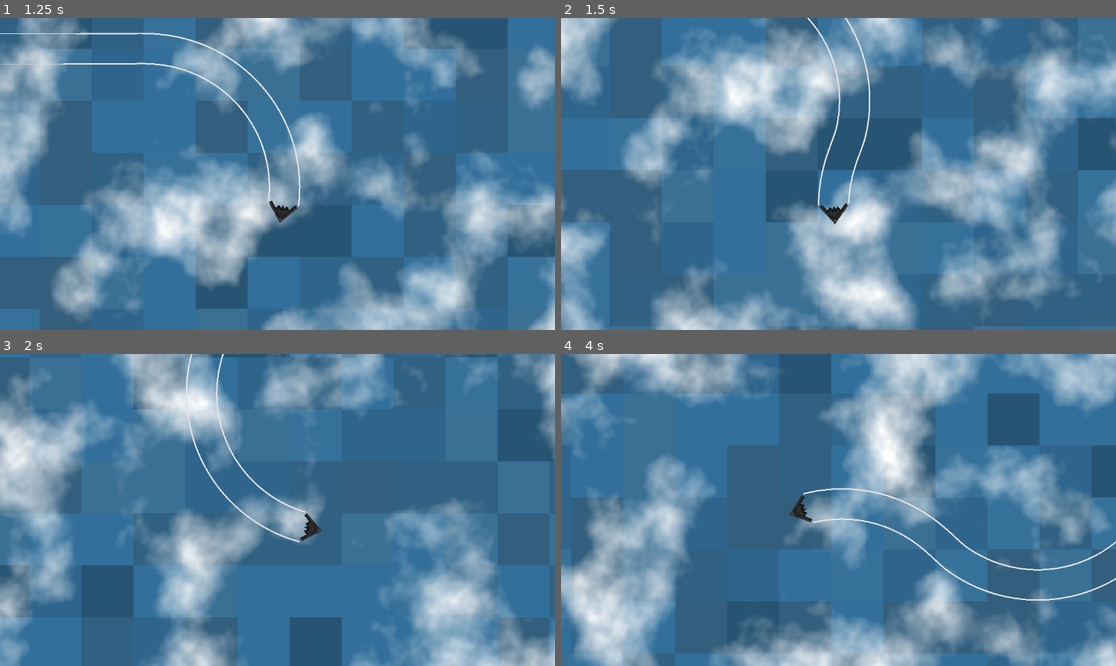
Above: before the commit, frames 1-4 (two rows, left to right).
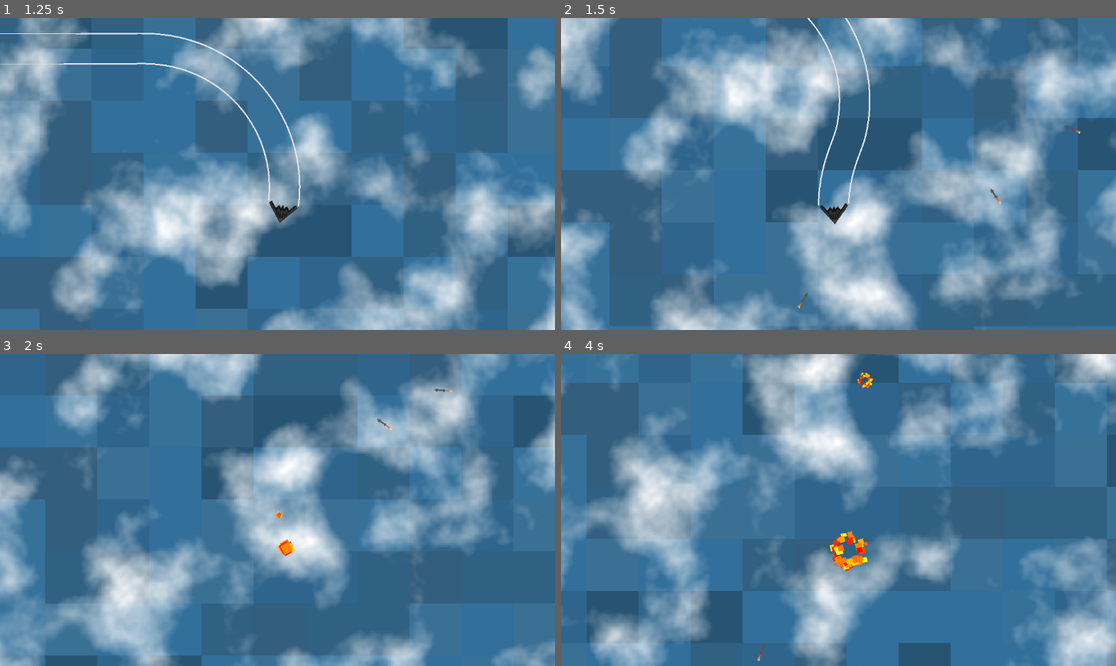
Above: after the commit, the same moments.

Repository: Godot-With-Me/EndlessFlying
Game: Godot game, scene res://Scenes/main.tscn
The game is run twice, just before and just after one commit, with the same random seed, the same clock (stepped at 60 frames per second) and the same inputs.
Inputs:
- Up to frame 1 (1.25 s): hold D (move_right) from 0.53 s (still down); hold Space (drop) from 0.53 s (still down)
- Up to frame 2 (1.5 s): release D (move_right) at 1.28 s; release Space (drop) at 1.28 s; hold A (move_left) from 1.28 s (still down); tap Space (drop) at 1.35 s
- Up to frame 3 (2 s): keep holding A (move_left)
- Up to frame 4 (4 s): release A (move_left) at 2.03 s; hold Space (drop) 2.03-2.78 s; hold D (move_right) 2.03-3.53 s; tap Space (drop) at 2.85 s; hold A (move_left) from 3.53 s (still down); hold Space (drop) from 3.53 s (still down)

Frame 1 is identical in both runs. In frame 2, less than 0.1% of the frame differs, in the area x 42-94%, y 34-94%; in frame 3, 63%; in frame 4, 70%, in the area x 0-100%, y 0-100%.

Commit message:
Video 4 and 5
Added missiles and smart missiles

Diff:
--- a/VideoFlying/Scenes/airplane.tscn
+++ b/VideoFlying/Scenes/airplane.tscn
@@ -1,8 +1,9 @@
-[gd_scene load_steps=4 format=3 uid="uid://qmypo8skp7ok"]
+[gd_scene load_steps=5 format=3 uid="uid://qmypo8skp7ok"]
 
 [ext_resource type="Texture2D" uid="uid://c6nxi5kakchk6" path="res://Assets/airplane2.png" id="1_68u3u"]
 [ext_resource type="Script" path="res://Scripts/airplane.gd" id="1_ftdsq"]
 [ext_resource type="PackedScene" uid="uid://cojpcfuy8o6oq" path="res://Scenes/trail.tscn" id="3_jixrj"]
+[ext_resource type="PackedScene" uid="uid://mf0fx77iybpg" path="res://Scenes/explosion.tscn" id="4_qh4gc"]
 
 [node name="Airplane" type="CharacterBody2D"]
 collision_layer = 2
@@ -31,3 +32,6 @@
 
 [node name="LeftWing" type="Node2D" parent="."]
 position = Vector2(-11, -21)
+
+[node name="Explosion" parent="." instance=ExtResource("4_qh4gc")]
+scale = Vector2(5, 5)
--- /dev/null
+++ b/VideoFlying/Scenes/missile.tscn
@@ -0,0 +1,55 @@
+[gd_scene load_steps=7 format=3 uid="uid://oct5r6fk1v2w"]
+
+[ext_resource type="Script" path="res://Scripts/missile.gd" id="1_acygr"]
+[ext_resource type="Texture2D" uid="uid://ciq84n0lrm582" path="res://Assets/missile.png" id="1_el3x2"]
+[ext_resource type="PackedScene" uid="uid://mf0fx77iybpg" path="res://Scenes/explosion.tscn" id="3_vmiku"]
+
+[sub_resource type="RectangleShape2D" id="RectangleShape2D_3q441"]
+size = Vector2(14, 4)
+
+[sub_resource type="Gradient" id="Gradient_ags8y"]
+offsets = PackedFloat32Array(0, 0.643243, 1)
+colors = PackedColorArray(1, 0, 0.0941176, 1, 1, 0.584314, 0, 1, 1, 1, 1, 1)
+
+[sub_resource type="RectangleShape2D" id="RectangleShape2D_mtg66"]
+size = Vector2(14, 4)
+
+[node name="Missile" type="CharacterBody2D" groups=["missile"]]
+collision_layer = 4
+collision_mask = 0
+script = ExtResource("1_acygr")
+
+[node name="CollisionShape2D" type="CollisionShape2D" parent="."]
+shape = SubResource("RectangleShape2D_3q441")
+
+[node name="Sprite2D" type="Sprite2D" parent="."]
+rotation = 1.5708
+texture = ExtResource("1_el3x2")
+
+[node name="CPUParticles2D" type="CPUParticles2D" parent="Sprite2D"]
+show_behind_parent = true
+position = Vector2(3.0598e-07, 7)
+amount = 50
+lifetime = 0.5
+local_coords = true
+direction = Vector2(0, 1)
+spread = 10.0
+gravity = Vector2(0, 0)
+initial_velocity_min = 20.0
+initial_velocity_max = 20.0
+scale_amount_min = 0.5
+color_ramp = SubResource("Gradient_ags8y")
+
+[node name="Area2D" type="Area2D" parent="."]
+collision_layer = 0
+collision_mask = 6
+
+[node name="CollisionShape2D" type="CollisionShape2D" parent="Area2D"]
+shape = SubResource("RectangleShape2D_mtg66")
+
+[node name="death" type="Timer" parent="."]
+one_shot = true
+
+[node name="Explosion" parent="." instance=ExtResource("3_vmiku")]
+
+[connection signal="body_entered" from="Area2D" to="." method="_on_area_2d_body_entered"]
--- a/VideoFlying/Scripts/GameManager.gd
+++ b/VideoFlying/Scripts/GameManager.gd
@@ -1,6 +1,7 @@
 extends Node2D
 
 const OBJECTIVE = preload("res://Scenes/objective.tscn")
+const MISSILE = preload("res://Scenes/missile.tscn")
 
 @onready var airplane = %Airplane
 
@@ -16,9 +17,10 @@
 
 func _ready():
 	spawn_new_objective()
+	spawn_new_missile(20, 20)
 
 func _process(_delta):
-	print(str(airplane.global_position) + " " + str(temp.global_position))
+	#print(str(airplane.global_position) + " " + str(temp.global_position))
 	var screen_max_size = max(get_viewport().get_visible_rect().size.x, get_viewport().get_visible_rect().size.y)
 
 	ground.motion_mirroring = Vector2(screen_max_size, screen_max_size)
@@ -45,3 +47,17 @@
 func objective_done():
 	spawn_new_objective()
 	score += 1
+	get_tree().call_group("missile", "death_timer_start")
+	spawn_new_missile(3, 15)
+
+func spawn_new_missile(_var1, _var2):
+	for i in randi_range(_var1, _var2):
+		randomize()
+		var instance = MISSILE.instantiate()
+		add_child(instance)
+
+		var direction = randf() * TAU
+		var distance = randf_range(1000.0, 2000.0)
+		var offset = Vector2.from_angle(direction) * distance
+
+		instance.global_position = airplane.global_position + offset
--- a/VideoFlying/Scripts/airplane.gd
+++ b/VideoFlying/Scripts/airplane.gd
@@ -7,6 +7,8 @@
 const WHEEL_BASE = 50
 
 var steer_direction = 0.0
+
+var dead = false
 
 func _physics_process(delta):
 	get_input()
@@ -22,3 +24,12 @@
 func apply_physics(delta):
 	velocity = Vector2(SPEED * cos(rotation), SPEED * sin(rotation))
 	rotation += steer_direction * SPEED * delta / WHEEL_BASE
+
+func explosion():
+	if !dead:
+		dead = true
+		Engine.time_scale = 0.1
+		$Explosion.emitting = true
+		$Sprite2D.visible = false
+		$Line2D.visible = false
+		$Line2D2.visible = false
--- /dev/null
+++ b/VideoFlying/Scripts/missile.gd
@@ -0,0 +1,70 @@
+extends CharacterBody2D
+
+@onready var airplane = $"../%Airplane"
+
+var speed
+var close_speed
+var steering_angle
+
+var dead = false
+
+# Called when the node enters the scene tree for the first time.
+func _ready():
+	randomize()
+	speed = randf_range(600.0, 800.0)
+	close_speed = randf_range(450.0, 590.0)
+	steering_angle = randf_range(0.25, 3.0)
+	$death.wait_time = randf_range(1.0, 5.0)
+
+func _physics_process(delta):
+	if !dead: apply_physics(delta)
+	move_and_slide()
+
+func apply_physics(delta):
+	var seperation_force = calculate_seperation_force()
+	var direction = (airplane.global_position - global_position).normalized()
+	var combined_direction = (direction + seperation_force).normalized()
+
+	var target_rotation = combined_direction.angle()
+
+	rotation = lerp_angle(rotation, target_rotation, steering_angle * delta)
+
+	if global_position.distance_to(airplane.global_position) < 500:
+		speed = lerp(speed, close_speed, 0.05)
+
+	velocity = Vector2.from_angle(rotation) * speed
+
+func _on_area_2d_body_entered(body):
+	if !dead && body != self:
+		dead = true
+		body.explosion()
+		explosion()
+
+func explosion():
+	dead = true
+	$CollisionShape2D.call_deferred("set_disabled", true)
+	$Explosion.emitting = true
+	$Sprite2D.visible = false
+	await get_tree().create_timer(1.1).timeout
+	queue_free()
+
+func death_timer_start():
+	$death.start()
+
+const SEPARATION_DISTANCE = 100.0
+const SEPARATION_STRENGTH = 20.0
+
+func calculate_seperation_force():
+	var force = Vector2.ZERO
+	var missile_group = get_tree().get_nodes_in_group("missile")
+
+	for missile in missile_group:
+		if missile == self:
+			continue
+
+		var distance = global_position.distance_to(missile.global_position)
+
+		if distance < SEPARATION_DISTANCE:
+			force += (global_position - missile.global_position).normalized() / distance
+
+	return force * SEPARATION_STRENGTH
